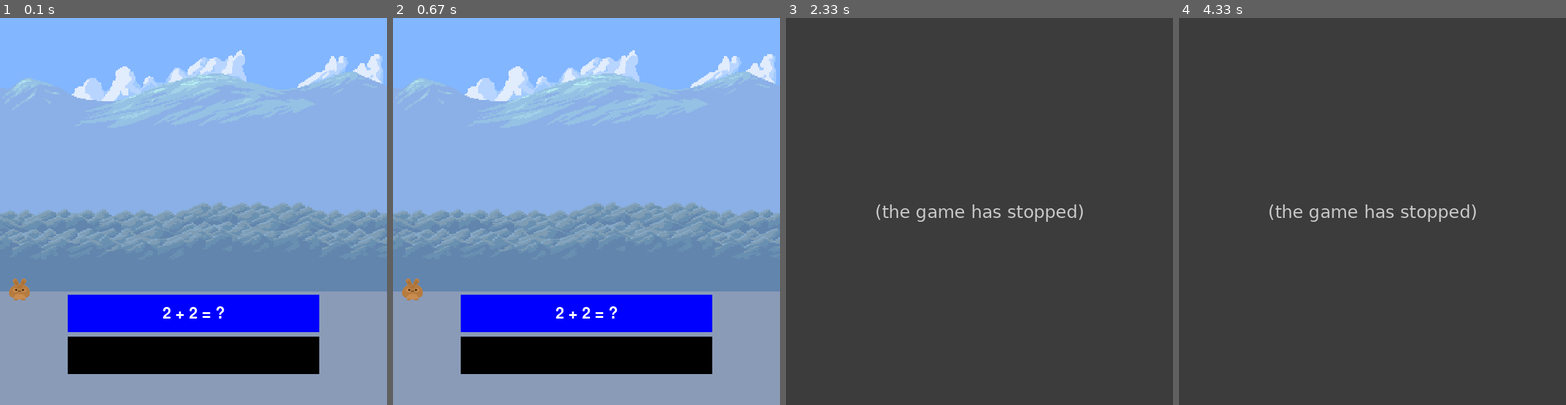
Above: before the commit, frames 1-4 (left to right).
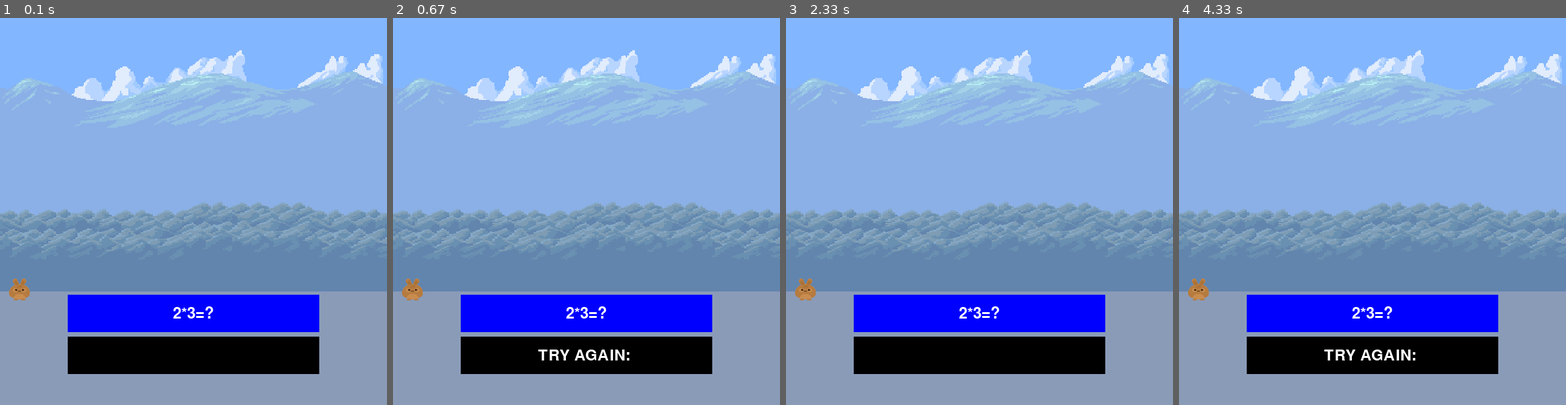
Above: after the commit, the same moments.

Repository: calmcoconut/pygame-math-fun
Game: pygame game, started from main.py
The game is run twice, just before and just after one commit, with the same random seed, the same clock (stepped at 60 frames per second) and the same inputs.
Inputs:
- Up to frame 1 (0.1 s): no input
- Up to frame 2 (0.67 s): tap Enter at 0.33 s
- Up to frame 3 (2.33 s): hold Backspace 0.67-1.13 s; tap Esc at 1.68 s
- Up to frame 4 (4.33 s): type "a" at 2.48 s; type "n" at 3.05 s; type "n" at 3.62 s; tap Enter at 4.22 s

The runs differ from the first frame. In frame 1, 0.2% of the frame differs, in the area x 42-58%, y 74-78%; in frame 2, 0.6%; in frame 3, 100%, in the area x 0-100%, y 0-100%; in frame 4, 100%.
Before the commit the program exited at 2.02 s; later frames show no game.

Commit message:
added event

Diff:
--- a/main.py
+++ b/main.py
@@ -1,7 +1,8 @@
-import pygame, random, sys, time, os
+import pygame, random, sys, time, os, copy
 from pygame.locals import *
 from local_settings import *
 
+pygame.init()
 mainClock = pygame.time.Clock()
 windowSurface = pygame.display.set_mode((WINDOWWIDTH, WINDOWHEIGHT))
 pygame.display.set_caption(TITLE)
@@ -27,6 +28,8 @@
 
 userInput = ""
 input_active = False
+answer_result = False
+USER_ENTERED_ANSW = pygame.USEREVENT
 
 
 def drawText(text, fontObj, surface, centerCoordsTuple, textColor=None, textBgColor=None):
@@ -44,39 +47,71 @@
     pygame.draw.rect(surface, BLACK, UIANSWERRECT)
 
 
+def drawQuestion(surface, question):
+    drawText(question, font, surface, UIQUESTIONRECT.center)
+
+
+def checkInputAnswer(surface, correctAnswer):
+    global userInput
+    try:
+        if int(userInput) == correctAnswer:
+            userInput = "CORRECT: " + userInput
+            return True
+        else:
+            userInput = "TRY AGAIN: " + userInput
+            return False
+    except Exception:
+        userInput = "TRY AGAIN: " + userInput
+        return False
+
+
 def quitPygame():
     pygame.quit()
     sys.exit()
+
+
+def refreshScreen():
+    pygame.display.update()
+    mainClock.tick(40)
 
 
 while True:
     for event in pygame.event.get():
         if event.type == QUIT and not input_active:
             quitPygame()
-        if input_active and event.type == KEYDOWN:
+        if event.type == KEYDOWN:
             if event.key == K_RETURN:
                 input_active = not input_active
-            elif event.key == pygame.K_BACKSPACE:
+                oldInput = userInput[:]
+                answer_result = checkInputAnswer(windowSurface, 6)
+                pygame.time.set_timer(USER_ENTERED_ANSW, 600)
+        if input_active and event.type == KEYDOWN:
+            if event.key == pygame.K_BACKSPACE:
                 userInput = userInput[:-1]
+            elif event.key == pygame.K_ESCAPE or event.key == pygame.K_RETURN:
+                pass
             else:
                 userInput += event.unicode
         if event.type == KEYUP:
-            if event.key == K_ESCAPE:
+            if event.key == K_ESCAPE and not input_active:
                 quitPygame()
-
+            if event.key == K_ESCAPE and input_active:
+                input_active = not input_active
         if event.type == pygame.MOUSEBUTTONUP:
             if not input_active and UIANSWERRECT.collidepoint(event.pos):
                 input_active = not input_active
-        if event.type == K_RETURN:
-            input_active = not input_active
+        if event.type == USER_ENTERED_ANSW:
+            if answer_result:
+                userInput = ""
+            else:
+                userInput = ""
+
         windowSurface.fill(BACKGROUND)
 
         windowSurface.blit(mountainsStretchedImage, backgroundImageMountainsRect)
         windowSurface.blit(forestsStretchedImage, backgroundImageForestsRect)
         windowSurface.blit(playerStretchedImage, playerRect)
         drawSimpleUI(windowSurface)
-        drawText("2 + 2 = ?", font, windowSurface, UIQUESTIONRECT.center)
+        drawQuestion(windowSurface, "2*3=?")
         drawText(userInput, font, windowSurface, UIANSWERRECT.center)
-
-        pygame.display.update()
-        mainClock.tick(40)
+        refreshScreen()
